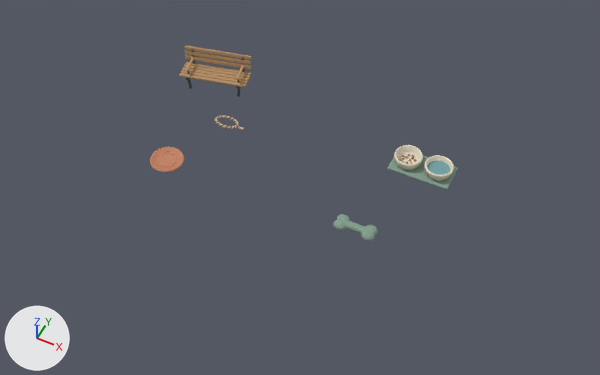
Renders of the glTF model public/models/yard-furniture.glb from each side of a commit.
Both versions are drawn from a 50 mm lens placed at (8.73, -16.42, 19.67), pointed at (0.81, -0.56, -0.16). Lighting does not change. The marker at lower left points along +X, +Y and +Z. The picture after the commit comes second. Where no turn or scale is listed for an object, it has been applied to the vertices. Vertices at exactly the same position are counted once.

In view in the first picture: 'Oak end grain', 'Sage silicone', 'Still blue water', 'Terracotta rubber', 'Warm graphite', 'Warm ivory ceramic', 'Yard oak' and 2 more.
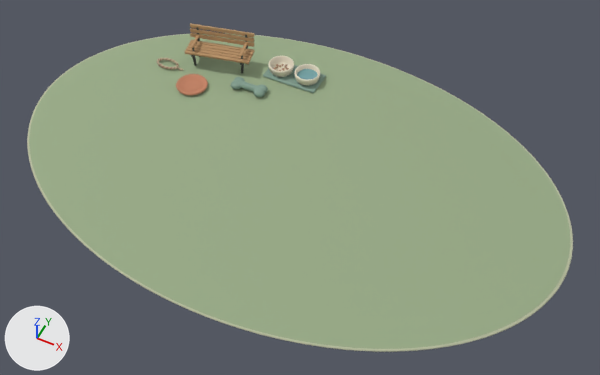
Boxes (x1, y1, x2, y2) around the edits, measured in the pictures (600 x 375 px; the box of a moved part takes in the faces that stretch with it):
'Lawn surface', added
    after: (29, 34, 570, 349)
'Yard oak', moved
    before: (179, 46, 251, 88)
    after: (185, 23, 255, 64)
'Lawn edge', added
    after: (27, 33, 573, 352)
'Sage silicone', reshaped, moved (24% narrower, 62% shorter)
    before: (333, 156, 458, 241)
    after: (231, 65, 326, 97)
'Warm ivory ceramic', moved
    before: (394, 145, 454, 181)
    after: (268, 56, 320, 86)
'Terracotta rubber', reshaped, moved
    before: (150, 147, 184, 172)
    after: (176, 74, 208, 96)
'Still blue water', moved
    before: (427, 161, 450, 175)
    after: (297, 69, 318, 80)
'Warm graphite', moved
    before: (186, 49, 245, 97)
    after: (191, 28, 248, 73)
'Oak end grain', moved
    before: (399, 154, 416, 164)
    after: (273, 64, 289, 71)
part 1 of me_cube_021, moved or reshaped
    before: (333, 214, 378, 241)
    after: (231, 77, 268, 97)
part 2 of me_bowl_foot, moved or reshaped
    before: (150, 147, 184, 172)
    after: (176, 74, 208, 96)
part 3 of me_bowl_foot, moved or reshaped
    before: (155, 151, 179, 168)
    after: (181, 78, 203, 92)

What the commit changed:
Material 'Lawn surface' (mat_lawn_surface) is new.
Its base color is (0.32, 0.41, 0.245) (greyish green #99ac88).
Its roughness is 1.0.
Material 'Lawn edge' (mat_lawn_edge) is new.
Its base color is (0.48, 0.5, 0.35) (grey #b8bca0).
Its roughness is 0.95.
me_cube_021 is used by ob_sage_silicone; location (4.05, 1.8, 0.04).
me_cube_021 had 4480 vertices, 8952 faces and spanned x -1.57..1.02, y -3.6..0.52, z -0.05..0.24.
me_cube_021 now has 4480 vertices, 8952 faces and spans x -1.77..1.02, y -1.65..0.52, z -0.05..0.24.
me_cube_021 part 1: the loose piece of 4384 vertices spanning x -1.57..-0.23, y -3.6..-3.0, z -0.04..0.24 is moved by (-0.2, 1.95, 0.0).
me_bowl_foot is used by ob_terracotta_rubber; location (0.0, 0.0, 0.0).
me_bowl_foot had 2702 vertices, 5120 faces and spanned x -4.06..4.91, y -2.16..2.14, z 0.03..0.14.
me_bowl_foot now has 2702 vertices, 5120 faces and spans x 0.49..4.91, y -0.86..2.14, z 0.03..0.14.
me_bowl_foot part 2: the loose piece of 514 vertices spanning x -4.06..-2.94, y -2.16..-1.04, z 0.03..0.14 is moved by (4.55, 1.3, 0.0).
me_bowl_foot part 3: the loose piece of 774 vertices spanning x -3.88..-3.12, y -1.98..-1.22, z 0.09..0.1 is moved by (4.55, 1.3, 0.0).
Other edits to the shape of me_bowl_foot do not show in these pictures.
Mesh me_lawn_surface_001 is new.
It has 322 vertices, 640 faces and spans x -9.2..9.2, y -6.1..6.1, z -0.1..0.0.
It uses material mat_lawn_surface (greyish green #99ac88).
Mesh me_lawn_edge_001 is new.
It has 960 vertices, 1600 faces and spans x -9.3..9.3, y -6.2..6.2, z -0.1..0.0.
It uses material mat_lawn_edge (grey #b8bca0).
Object 'Yard oak' (ob_yard_oak) moves from (-3.83, 1.94, 0.61) to (-4.33, 3.09, 0.61).
Object 'Warm graphite' (ob_warm_graphite) moves from (-4.74, 1.82, 0.29) to (-5.24, 2.97, 0.29).
Object 'Sage silicone' (ob_sage_silicone) moves from (4.05, 1.8, 0.04) to (-1.7, 4.0, 0.04).
Object 'Warm ivory ceramic' (ob_warm_ivory_ceramic) moves from (0.0, 0.0, 0.0) to (-5.75, 2.2, 0.0).
Object 'Terracotta rubber' (ob_terracotta_rubber) moves from (0.0, 0.0, 0.0) to (-5.75, 2.2, 0.0).
Object 'Still blue water' (ob_still_blue_water) moves from (0.0, 0.0, 0.0) to (-5.75, 2.2, 0.0).
Object 'Oak end grain' (ob_oak_end_grain) moves from (3.6, 1.8, 0.2) to (-2.15, 4.0, 0.2).
Object 'Lawn surface' (ob_lawn_surface) is new; it shows me_lawn_surface_001.
Its location is (0.0, 0.0, 0.0).
Object 'Lawn edge' (ob_lawn_edge) is new; it shows me_lawn_edge_001.
Its location is (0.0, 0.0, 0.0).
